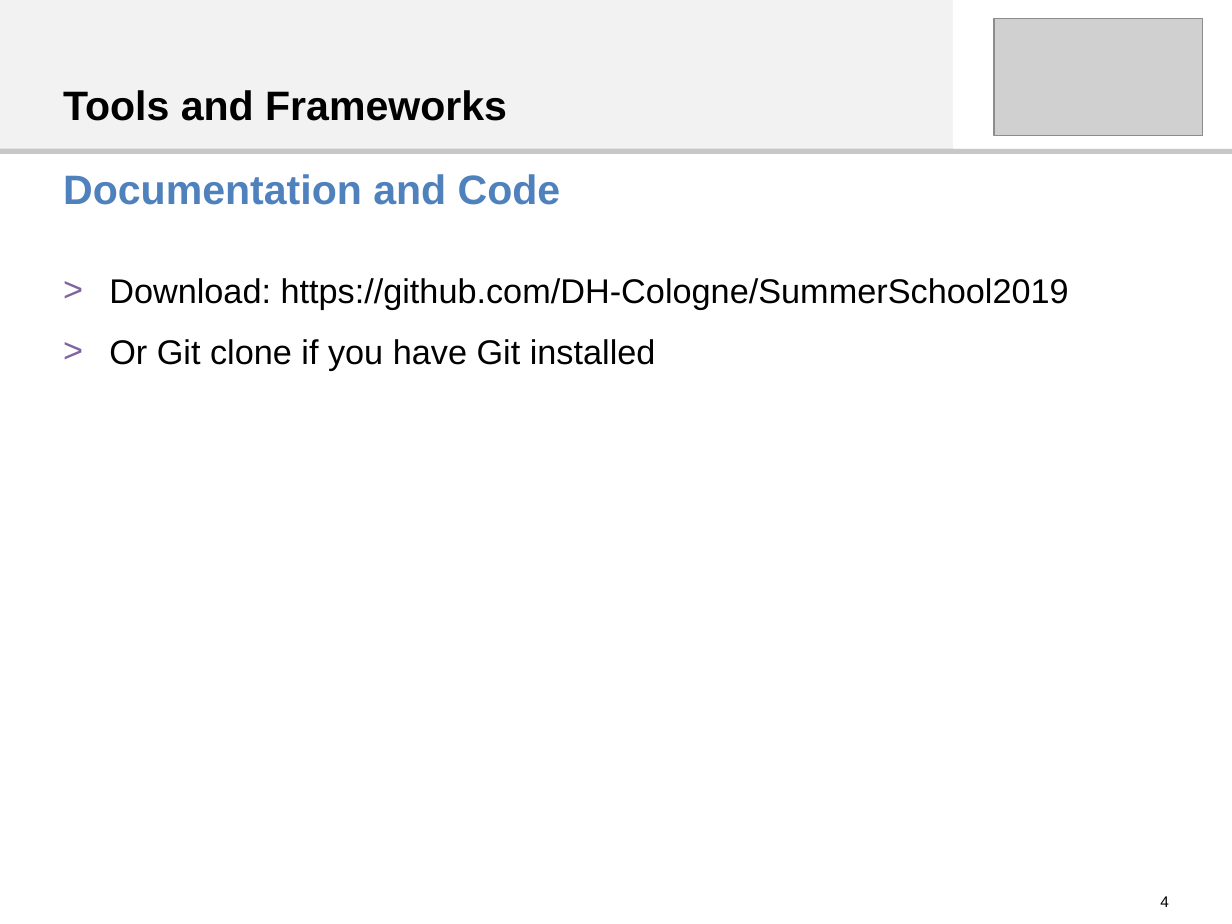
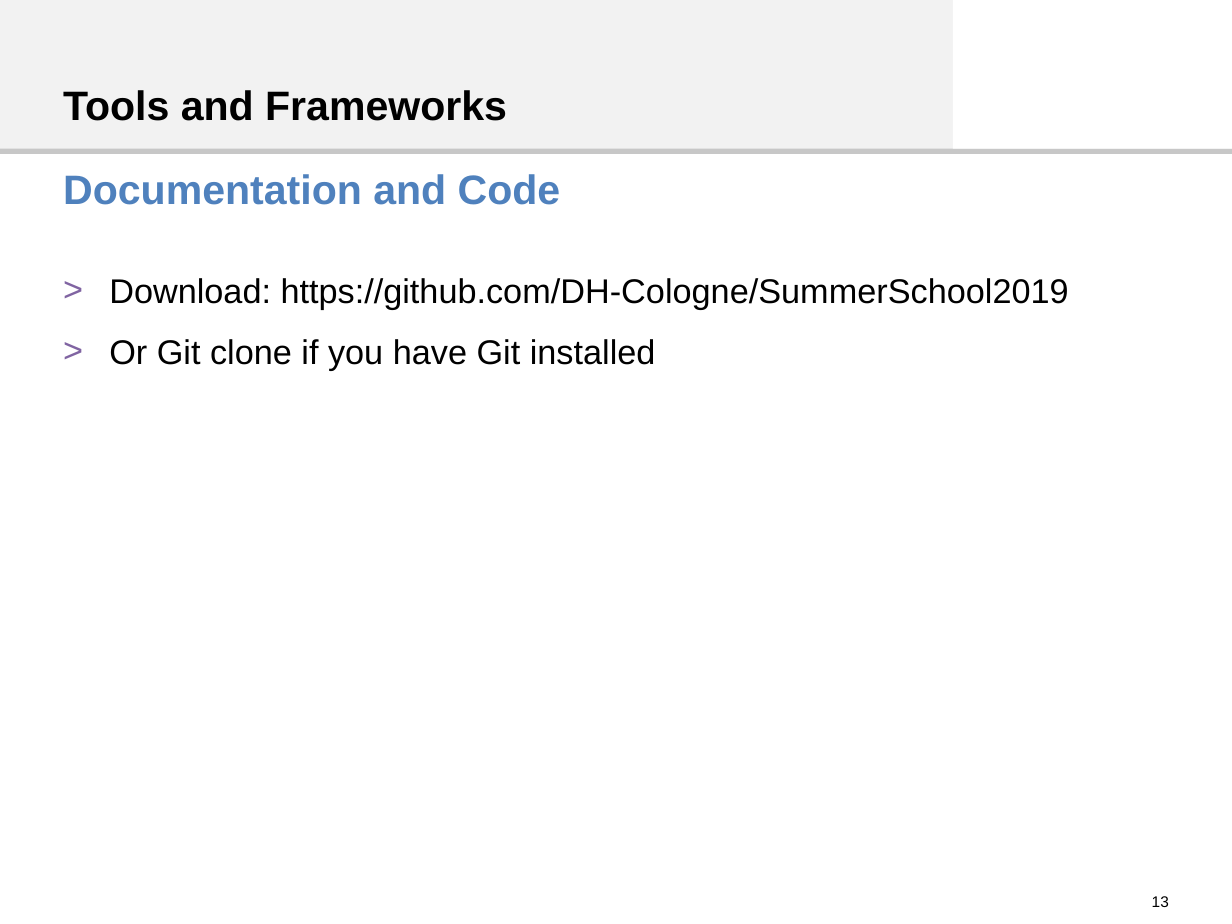
Before and after one commit to DH-Cologne/SummerSchool2019, a slide deck: slide 13 of docs/tech_introduction.odp (slide 4 before the commit). Drawn at 1232x924 pixels with LibreOffice and Linux fonts; fonts in the diff are those of the drawing; grey boxes stand for pictures. Boxes give left, top, right and bottom in pixels: in the first picture for what was removed or moved away, otherwise in the second. Text is boxed around its words. In the diff, an @@ line names an element or a change of style, - is before the commit and + after.

```diff
--- a/docs/tech_introduction.odp
+++ b/docs/tech_introduction.odp
@@ picture removed at bbox=[994, 18, 1202, 136] @@
@@ page number at bbox=[1152, 896, 1169, 907]: text changed @@
-4
+13
```
Also in this commit, not shown: 2 other files.
